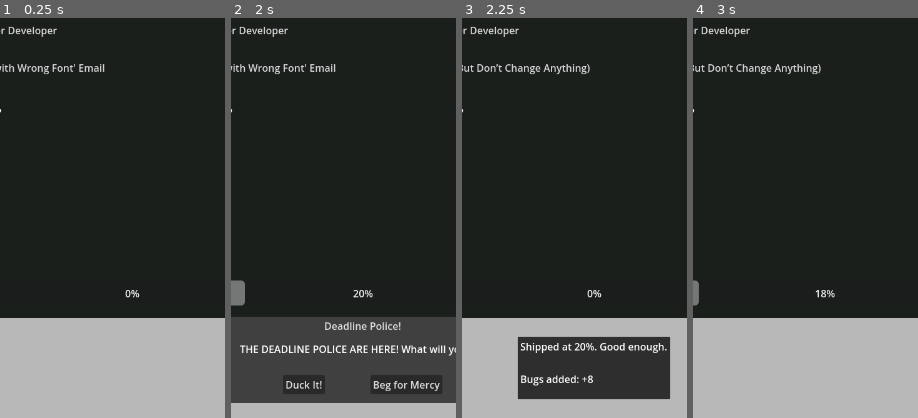
Above: before the commit, frames 1-4 (left to right).
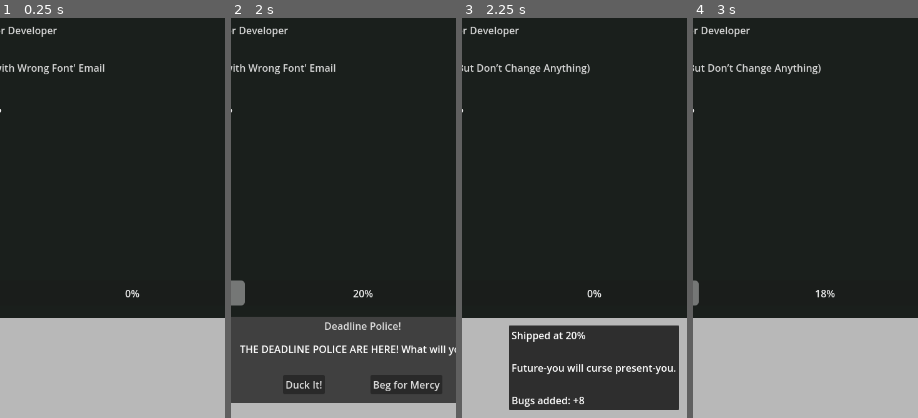
Above: after the commit, the same moments.

Repository: lmchoi/alt-f-this
Game: Godot game, scene res://scenes/game_ui.tscn
The game is run twice, just before and just after one commit, with the same random seed, the same clock (stepped at 60 frames per second) and the same inputs.
Inputs:
- Up to frame 1 (0.25 s): no input
- Up to frame 2 (2 s): click "Work £100" at 0.5 s; click "Side Hustle £200" at 1.25 s
- Up to frame 3 (2.25 s): click "Duck It!" at 2 s
- Up to frame 4 (3 s): click "Work £100" at 2.75 s
The pictures show only the part of the screen within x 21-71%, y 6-56%; the shares and areas given below are measured in that part.

Frames 1-2 are identical in both runs. In frame 3, 7.3% of the frame differs, in the area x 20-97%, y 76-98%; in frame 4, nothing differs.

Commit message:
Add ship_it() function with quality flavor text

Diff:
--- a/autoloads/game_manager.gd
+++ b/autoloads/game_manager.gd
@@ -41,11 +41,20 @@
 		bugs = value
 		bugs_changed.emit(bugs)
 
+var ship_messages: Dictionary = {}
+
 const WORK_EVENTS := [
 	{"text": "Boss says: 'We’re a family.'", "ducks": -1, "money": 0},
 	{"text": "Free pizza! (It's vegan.)", "ducks": 1, "money": 0},
 	{"text": "Legacy code explodes. Debug for 3 hours.", "ducks": 0, "money": -50}
 ]
+
+func _ready():
+	load_ship_messages()
+
+func load_ship_messages():
+	var json_text = FileAccess.get_file_as_string("res://data/ship_messages.json")
+	ship_messages = JSON.parse_string(json_text)
 
 func get_bug_multiplier() -> float:
 	"""Returns slowdown multiplier based on current bugs.
@@ -105,6 +114,26 @@
 	# emit outcome
 	day += 1
 
+func get_ship_quality_message(progress: int) -> String:
+	"""Get random quality flavor text based on progress percentage."""
+	var tier_key = ""
+
+	# Find the appropriate tier
+	if progress >= 90:
+		tier_key = "excellent"
+	elif progress >= 70:
+		tier_key = "acceptable"
+	elif progress >= 50:
+		tier_key = "compromised"
+	elif progress >= 30:
+		tier_key = "shameful"
+	else:
+		tier_key = "rock_bottom"
+
+	# Get random message from tier
+	var messages = ship_messages["quality_tiers"][tier_key]["messages"]
+	return messages[randi() % messages.size()]
+
 func ship_it():
 	"""Complete task early at current progress. Adds bugs based on incompleteness."""
 	print('ship it at %d%%' % current_task.progress)
@@ -120,7 +149,8 @@
 	if progress >= 100:
 		event_text = "Task complete! Nice work."
 	else:
-		event_text = "Shipped at %d%%. Good enough.\n\nBugs added: +%d" % [progress, int(bugs_to_add)]
+		var quality_msg = get_ship_quality_message(progress)
+		event_text = "Shipped at %d%%\n\n%s\n\nBugs added: +%d" % [progress, quality_msg, int(bugs_to_add)]
 
 	event_occurred.emit({"text": event_text, "money": 0, "ducks": 0})
 
--- /dev/null
+++ b/data/ship_messages.json
@@ -0,0 +1,53 @@
+{
+  "quality_tiers": {
+    "excellent": {
+      "min": 90,
+      "messages": [
+        "Actually good work. You feel competent.",
+        "Clean code. A rare feeling of pride.",
+        "You even wrote tests. Who are you?",
+        "Polished. Professional. You remember what that feels like."
+      ]
+    },
+    "acceptable": {
+      "min": 70,
+      "messages": [
+        "It works. Probably.",
+        "Good enough for production. Maybe.",
+        "The tests pass. That's something.",
+        "Functional. That's all anyone can ask for.",
+        "Not your best work, but it'll hold."
+      ]
+    },
+    "compromised": {
+      "min": 50,
+      "messages": [
+        "Barely functional MVP.",
+        "It boots. Ship it.",
+        "Technical debt for future-you to handle.",
+        "You'll fix it later. (You won't.)",
+        "The code smells, but the deadline looms."
+      ]
+    },
+    "shameful": {
+      "min": 30,
+      "messages": [
+        "AI-generated slop with your name on it.",
+        "You shipped TODO comments as features.",
+        "The 'good enough' you'll regret tomorrow.",
+        "This will wake you up at 3am someday.",
+        "You know this is wrong. You ship it anyway."
+      ]
+    },
+    "rock_bottom": {
+      "min": 0,
+      "messages": [
+        "Did you even test this?",
+        "Your GitHub commits say 'fix fix fix fix'.",
+        "This is a crime against computer science.",
+        "You copy-pasted from Stack Overflow without reading.",
+        "Future-you will curse present-you."
+      ]
+    }
+  }
+}
